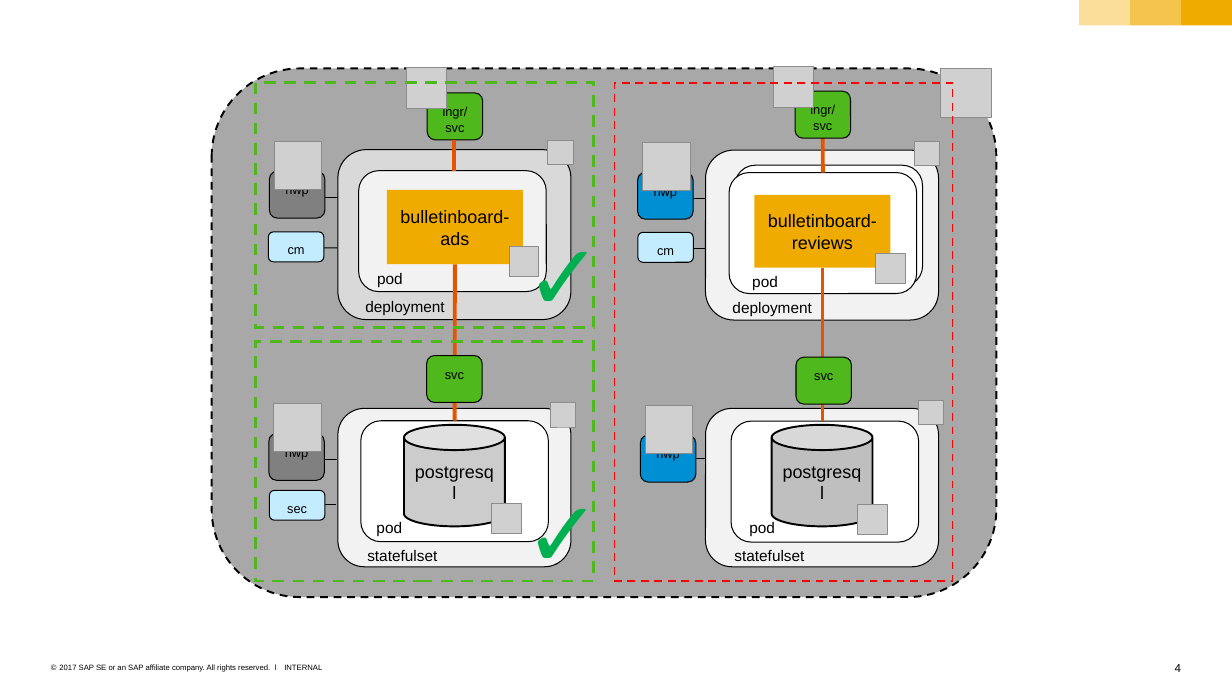
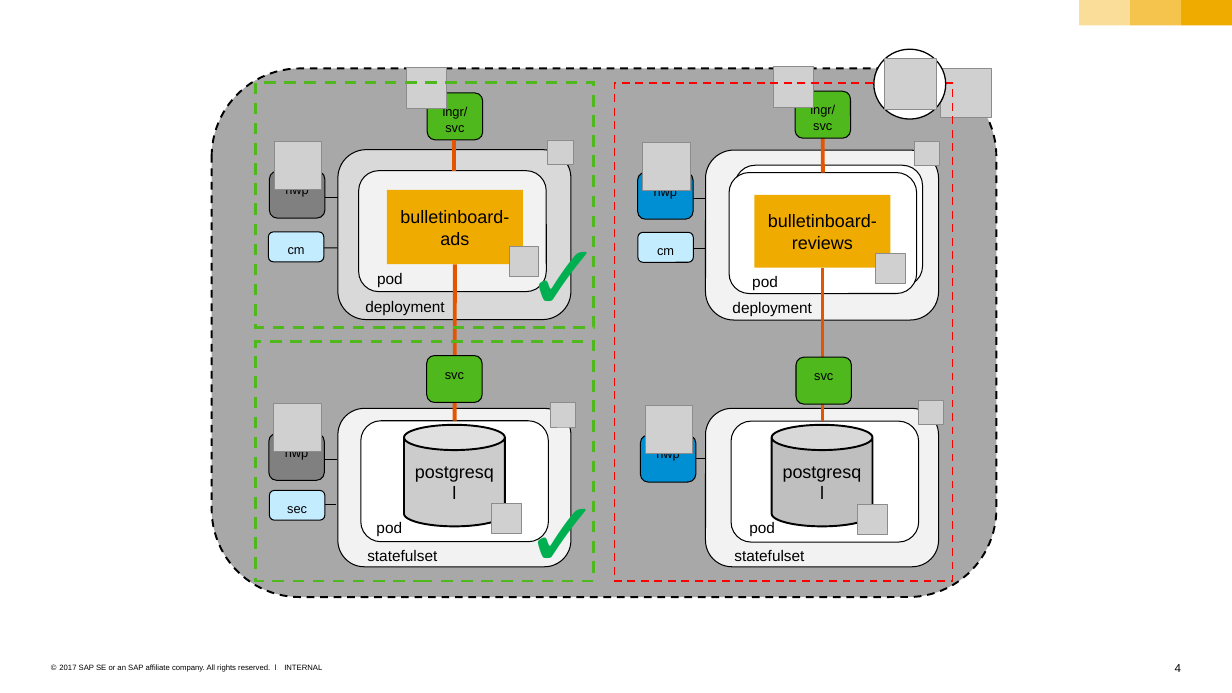
Before and after one commit to cuijiyao01/docker-k8s-training, a slide deck: slide 4 of sample-app/images/images_raw.pptx. Drawn at 1232x693 pixels with LibreOffice and Linux fonts; fonts in the diff are those of the drawing; grey boxes stand for pictures; background and template pictures are left out. Boxes give left, top, right and bottom in pixels: in the first picture for what was removed or moved away, otherwise in the second. Text is boxed around its words. In the diff, an @@ line names an element or a change of style, - is before the commit and + after.

```diff
--- a/sample-app/images/images_raw.pptx
+++ b/sample-app/images/images_raw.pptx
@@ ellipse added at box(874, 49, 946, 119), fill #FFFFFF, outline #000000 1 pt @@
@@ picture added at box(885, 59, 936, 110) @@
```
Also in this commit, not shown: 2 other files.
